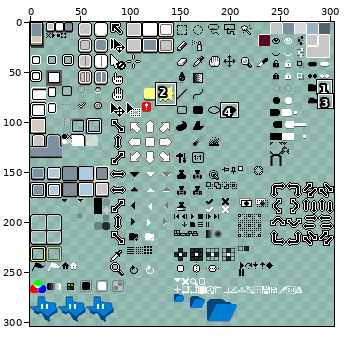
Sprite sheet -- data/extensions/aseprite-theme/sheet.png. The first picture is a wide view before the edit; the outline marks the close-up.
Close-up. The starting point:
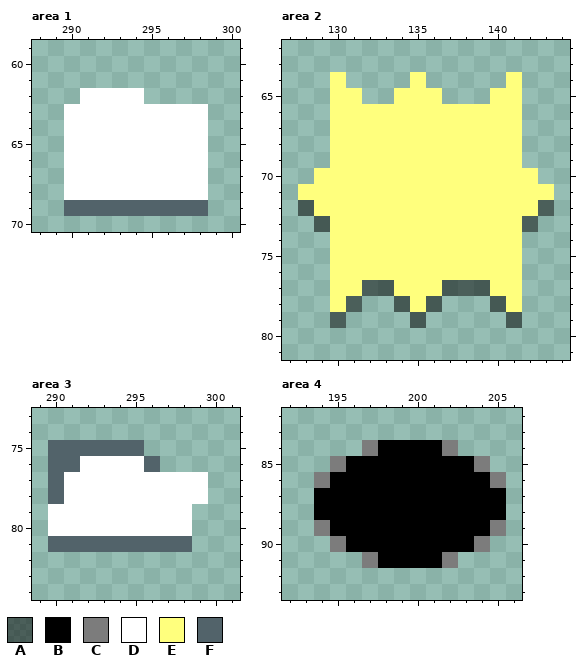
The file is 304x304 pixels. Pixels under 10% opacity are left out. Colours within 5 levels of each other are drawn and written as one. Shown: area 1: x 288..300, y 59..70; area 2: x 127..144, y 62..81; area 3: x 289..301, y 73..84; area 4: x 192..206, y 82..93. The commit also changed other parts of the picture, which this record leaves out.
Palette (. is transparent): A #00000080  B #000000  C #7c7c7c  D #ffffff  E #ffff7d  F #52636a
Pixels before, area 1, first column x 290:
62 .DDDD....
63 DDDDDDDDD
64 DDDDDDDDD
65 DDDDDDDDD
66 DDDDDDDDD
67 DDDDDDDDD
68 DDDDDDDDD
69 FFFFFFFFF
Pixels before, area 2, first column x 128:
64 ..E....E.....E..
65 ..EE..EEE...EE..
66 ..EEEEEEEEEEEE..
67 ..EEEEEEEEEEEE..
68 ..EEEEEEEEEEEE..
69 ..EEEEEEEEEEEE..
70 .EEEEEEEEEEEEEE.
71 EEEEEEEEEEEEEEEE
72 AEEEEEEEEEEEEEEA
73 .AEEEEEEEEEEEEA.
74 ..EEEEEEEEEEEE..
75 ..EEEEEEEEEEEE..
76 ..EEEEEEEEEEEE..
77 ..EEAAEEEAAAEE..
78 ..EA..AEA...AE..
79 ..A....A.....A..
Pixels before, area 3, first column x 290:
75 FFFFFF....
76 FFDDDDF...
77 FDDDDDDDDD
78 FDDDDDDDDD
79 DDDDDDDDD.
80 DDDDDDDDD.
81 FFFFFFFFF.
Pixels before, area 4, first column x 194:
84 ...CBBBBC...
85 .CBBBBBBBBC.
86 CBBBBBBBBBBC
87 BBBBBBBBBBBB
88 BBBBBBBBBBBB
89 CBBBBBBBBBBC
90 .CBBBBBBBBC.
91 ...CBBBBC...
The result:
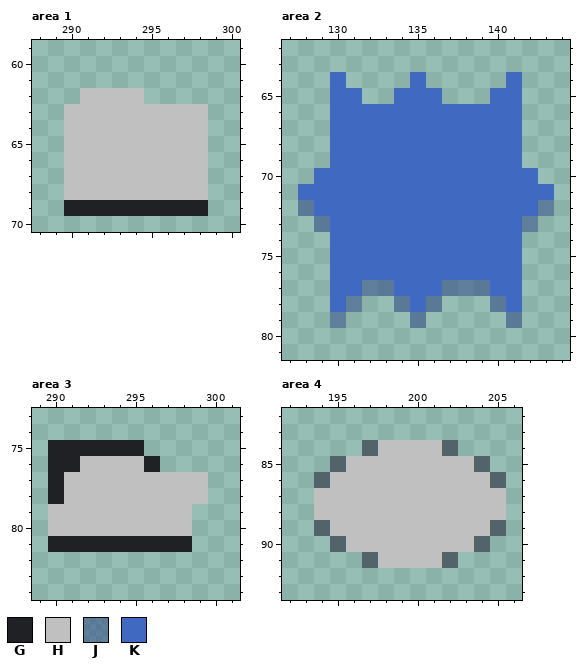
Colours new in this view: G #202125  H #c0c0c0  J #2a418580  K #4069c2
From old to new:
Area 1:
The author changed colour F to colour G in row 69 at x 290 to 298.
The author changed colour D to colour H in row 62 at x 291 to 294; in rows 63 to 68 at x 290 to 298.
Area 2:
The author changed colour A to colour J in row 72 at x 128 and 143; in row 73 at x 129 and 142; in row 77 at x 132 to 133 and 137 to 139; in row 78 at x 131, 134, 136 and 140; in row 79 at x 130, 135 and 141.
The author changed colour E to colour K in row 64 at x 130, 135 and 141; in row 65 at x 130 to 131, 134 to 136 and 140 to 141; in rows 66 to 69 at x 130 to 141; in row 70 at x 129 to 142; in row 71 at x 128 to 143; in row 72 at x 129 to 142.
The author changed colour E to colour K in rows 73 to 76 at x 130 to 141; in row 77 at x 130 to 131, 134 to 136 and 140 to 141; in row 78 at x 130, 135 and 141.
Area 3:
The author changed colour F to colour G in row 75 at x 290 to 295; in row 76 at x 290 to 291 and 296; in rows 77 to 78 at x 290; in row 81 at x 290 to 298.
The author changed colour D to colour H in row 76 at x 292 to 295; in rows 77 to 78 at x 291 to 299; in rows 79 to 80 at x 290 to 298.
Area 4:
The author changed colour C to colour F in row 84 at x 197 and 202; in row 85 at x 195 and 204; in row 86 at x 194 and 205; in row 89 at x 194 and 205; in row 90 at x 195 and 204; in row 91 at x 197 and 202.
The author changed colour B to colour H in row 84 at x 198 to 201; in row 85 at x 196 to 203; in row 86 at x 195 to 204; in rows 87 to 88 at x 194 to 205; in row 89 at x 195 to 204; in row 90 at x 196 to 203.
The author changed colour B to colour H in row 91 at x 198 to 201.
Changed places in both close-ups, as pixel boxes (x1, y1, x2, y2):
changed: (64, 88, 208, 216)
changed: (298, 72, 554, 328)
changed: (48, 440, 208, 552)
changed: (314, 440, 506, 568)
